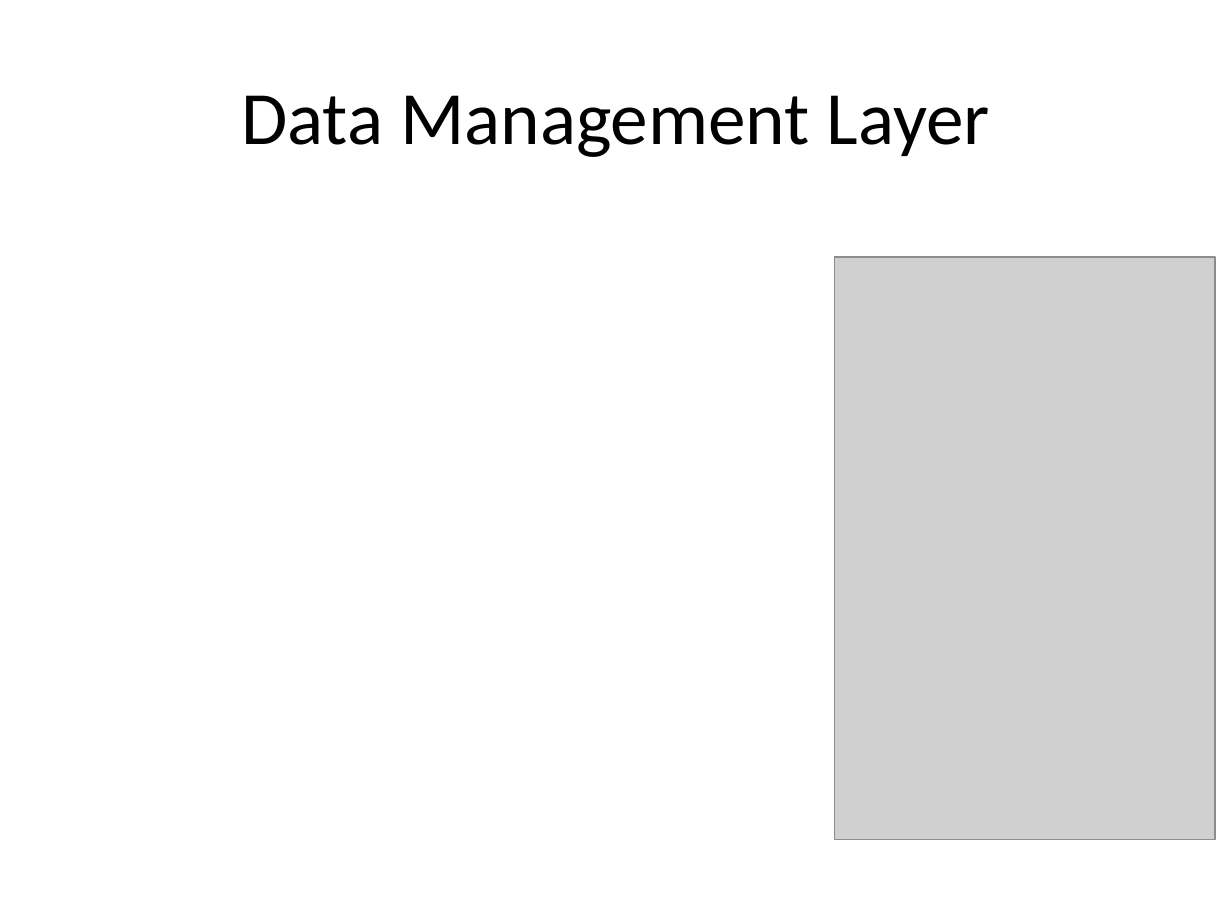
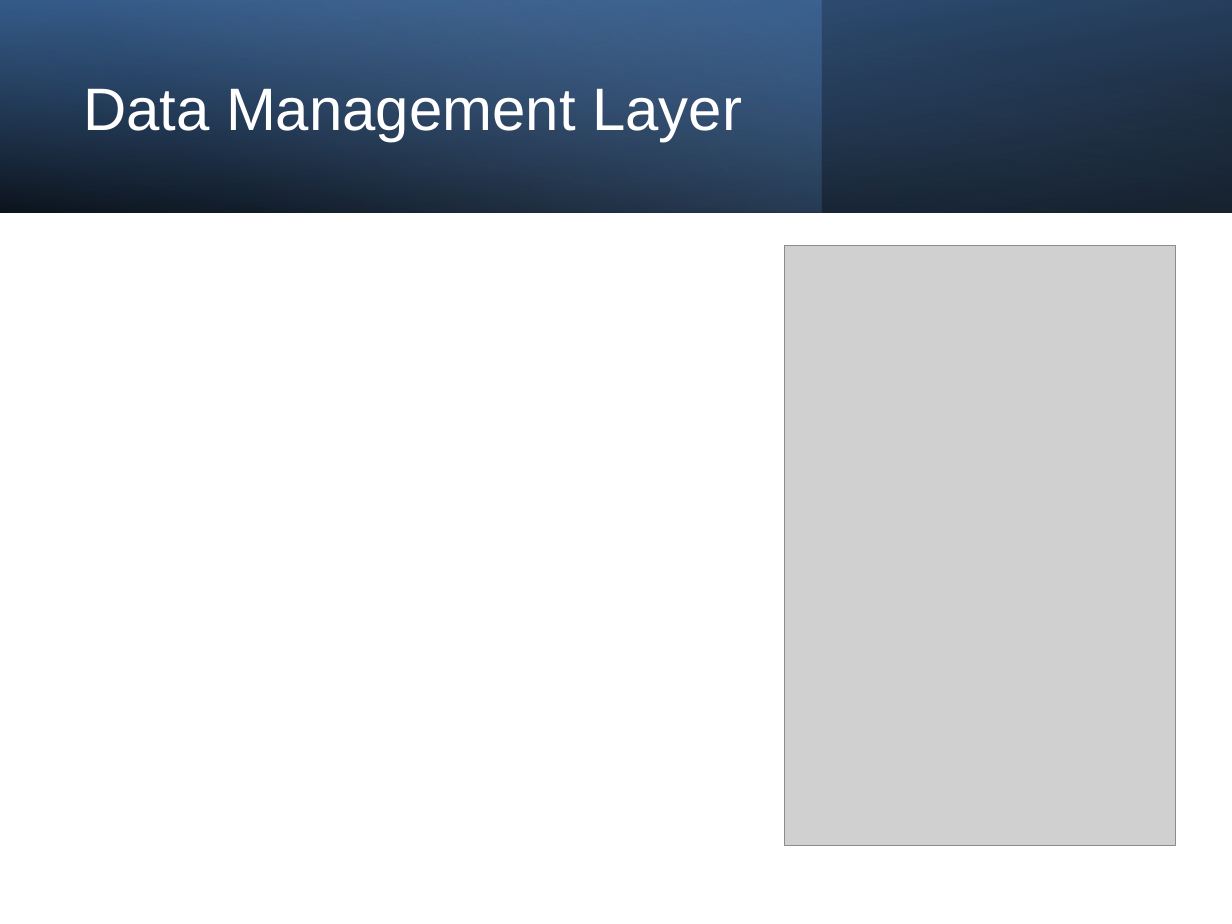
Before and after one commit to Firas-amaria/FinalProject-CryptoGame, a slide deck: slide 21 of enigma_academy_presentation.pptx (slide 14 before the commit). Drawn at 1232x924 pixels with LibreOffice and Linux fonts; fonts in the diff are those of the drawing; grey boxes stand for pictures. Boxes give left, top, right and bottom in pixels: in the first picture for what was removed or moved away, otherwise in the second. Text is boxed around its words. In the diff, an @@ line names an element or a change of style, - is before the commit and + after.

```diff
--- a/enigma_academy_presentation.pptx
+++ b/enigma_academy_presentation.pptx
@@ rectangle added at (0,0,1232,212), fill gradient #000000 to #376092 @@
@@ rectangle added at (0,0,822,212), fill gradient #4F81BD to #95B3D7 @@
@@ rectangle added at (0,0,1232,212), fill gradient #000000 to #4F81BD @@
@@ title "Data Management Layer": place and size @@
-title "Data Management Layer" at (241,95,990,157)
+title "Data Management Layer" at (83,88,742,142)
@@ title "Data Management Layer" at (83,88,742,142): size 44 to 35 pt, font Calibri to Arial, text colour #000000 to #FFFFFF; alignment centre to left; line spacing 1 to 0.9 @@
@@ picture: place and size @@
-picture at (834,257,1215,840)
+picture at (785,245,1175,845)
```
Also in this commit, not shown: 10 other slides changed, 18 slides added, 2 slides removed.
